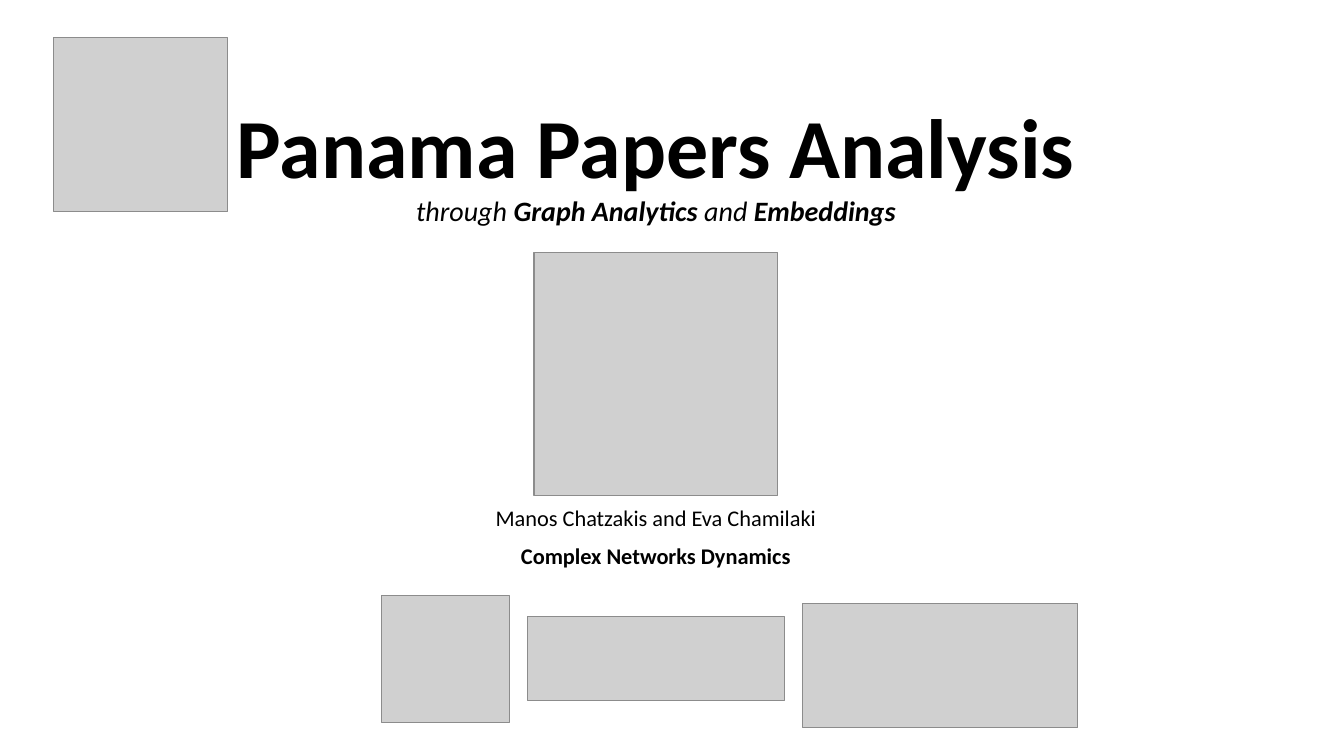
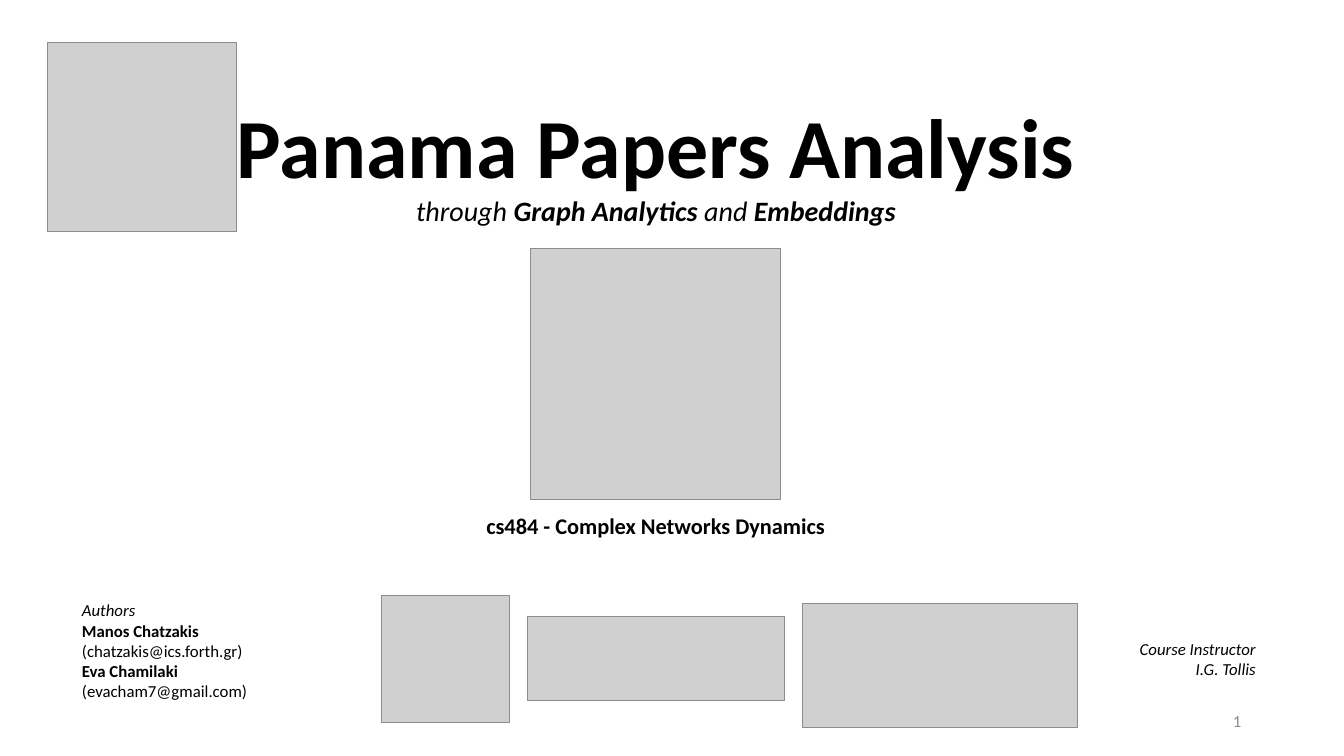
Before and after one commit to MChatzakis/Panama-Papers-Analysis, a slide deck: slide 1 of Presentation/panama_papers.pptx. Drawn at 1344x756 pixels with LibreOffice and Linux fonts; fonts in the diff are those of the drawing; grey boxes stand for pictures. Boxes give left, top, right and bottom in pixels: in the first picture for what was removed or moved away, otherwise in the second. Text is boxed around its words. In the diff, an @@ line names an element or a change of style, - is before the commit and + after.

```diff
--- a/Presentation/panama_papers.pptx
+++ b/Presentation/panama_papers.pptx
@@ picture: place and size @@
-picture at [53, 37, 228, 212]
+picture at [47, 43, 237, 232]
@@ picture: place and size @@
-picture at [534, 252, 778, 496]
+picture at [530, 249, 781, 500]
@@ subtitle at [486, 518, 825, 538]: text changed; bold on @@
-Manos Chatzakis and Eva Chamilaki
-Complex Networks Dynamics
+cs484 - Complex Networks Dynamics
@@ text added at [82, 604, 247, 700], 12 pt, text #000000 @@
+Authors
+Manos Chatzakis
+(chatzakis@ics.forth.gr)
+Eva Chamilaki
+(evacham7@gmail.com)
@@ text added at [1140, 644, 1256, 675], 12 pt, text #000000, italic @@
+Course Instructor
+I.G. Tollis
@@ page number added at [1233, 716, 1241, 727], 12 pt, text #8C8C8C @@
+1
```
Also in this commit, not shown: 13 other slides changed, 1 slide added.
